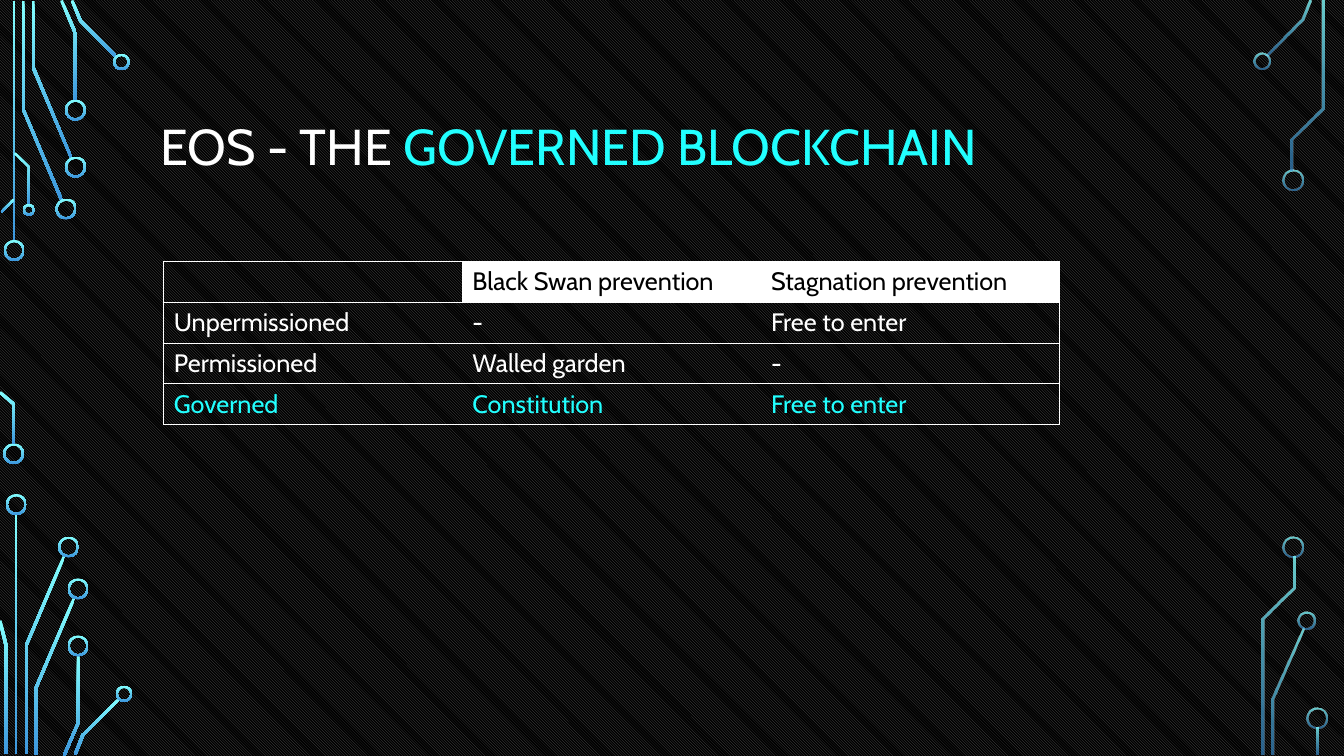
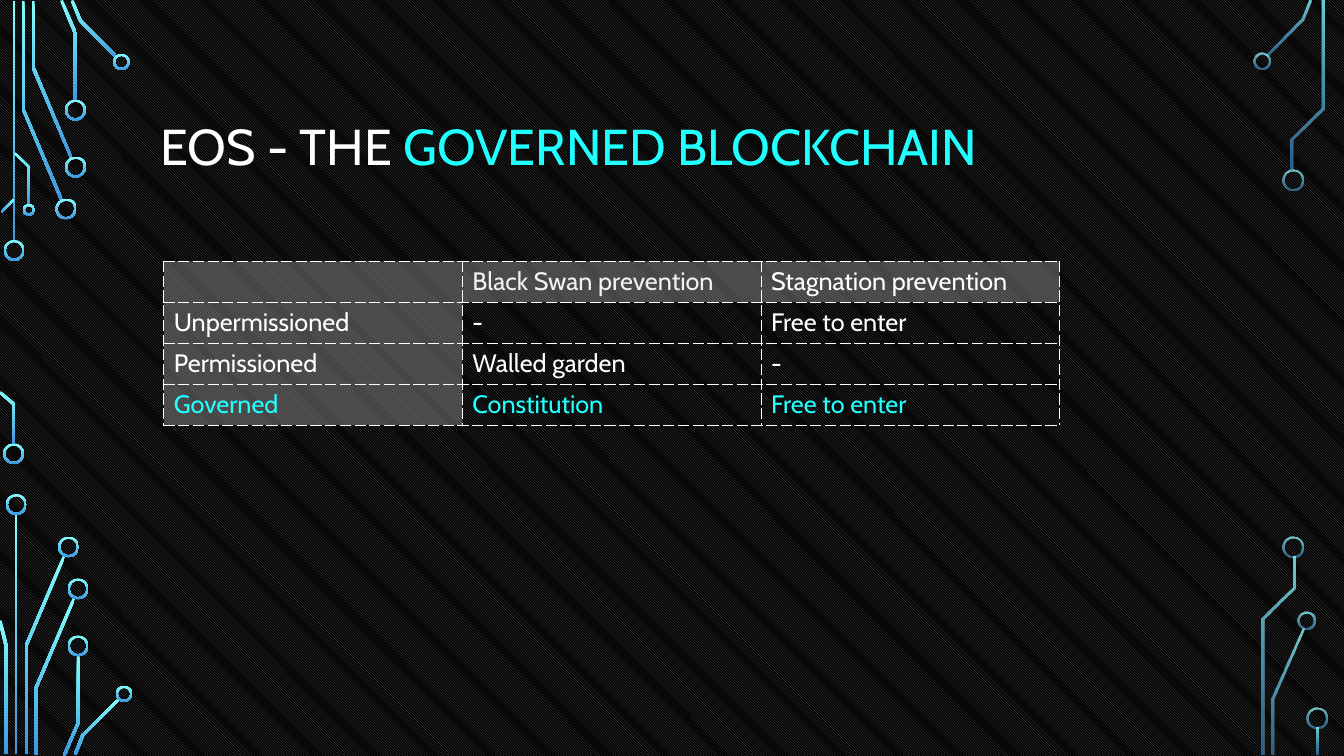
Before and after one commit to tokenika/tokenika.github.io, a slide deck: slide 22 of eostalk/EOS Talk BlockAliance.pptx (slide 20 before the commit). Drawn at 1344x756 pixels with LibreOffice and Linux fonts; fonts in the diff are those of the drawing; background and template pictures are left out. Boxes give left, top, right and bottom in pixels: in the first picture for what was removed or moved away, otherwise in the second. Text is boxed around its words. In the diff, an @@ line names an element or a change of style, - is before the commit and + after.

```diff
--- a/eostalk/EOS Talk BlockAliance.pptx
+++ b/eostalk/EOS Talk BlockAliance.pptx
@@ table at box(163, 261, 1059, 424) @@
@@ fill none to #FFFFFF at 25% opacity in 6 cells @@
@@ text colour #000000 to #F2F2F2 in "Black Swan prevention" @@
@@ text colour #000000 to #FFFFFF in "Stagnation prevention" @@
@@ borders changed @@
```
Also in this commit, not shown: 3 other slides changed, 2 slides added, 1 other file.
